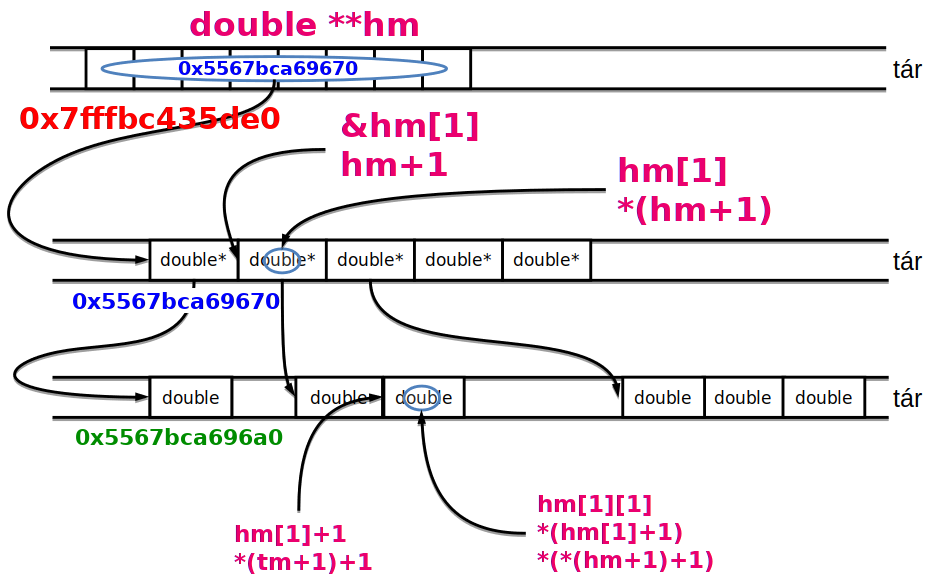
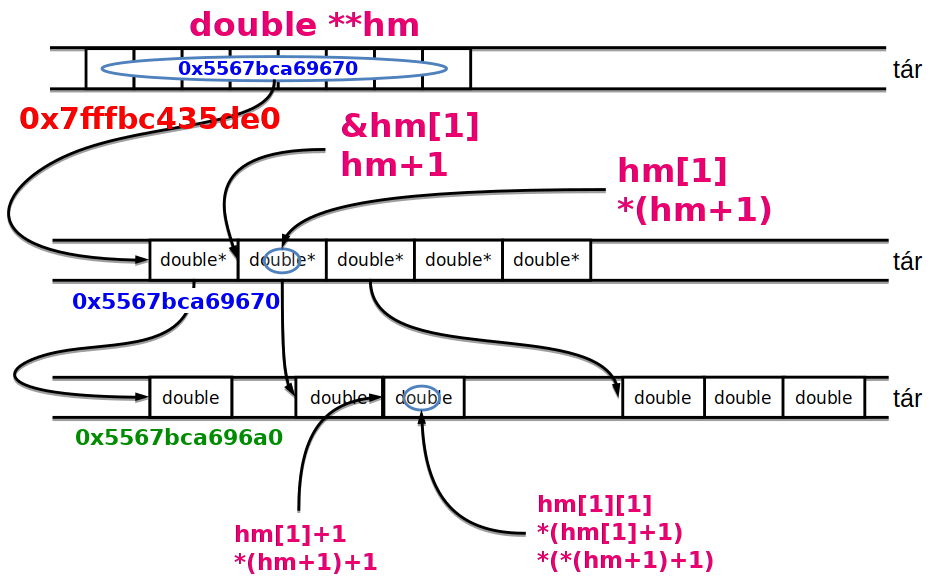
Revision of a layered w=942, h=588 image; what changed, layer by layer:
painted on "hm[1]+1 ..." over [257, 553, 377, 574]
